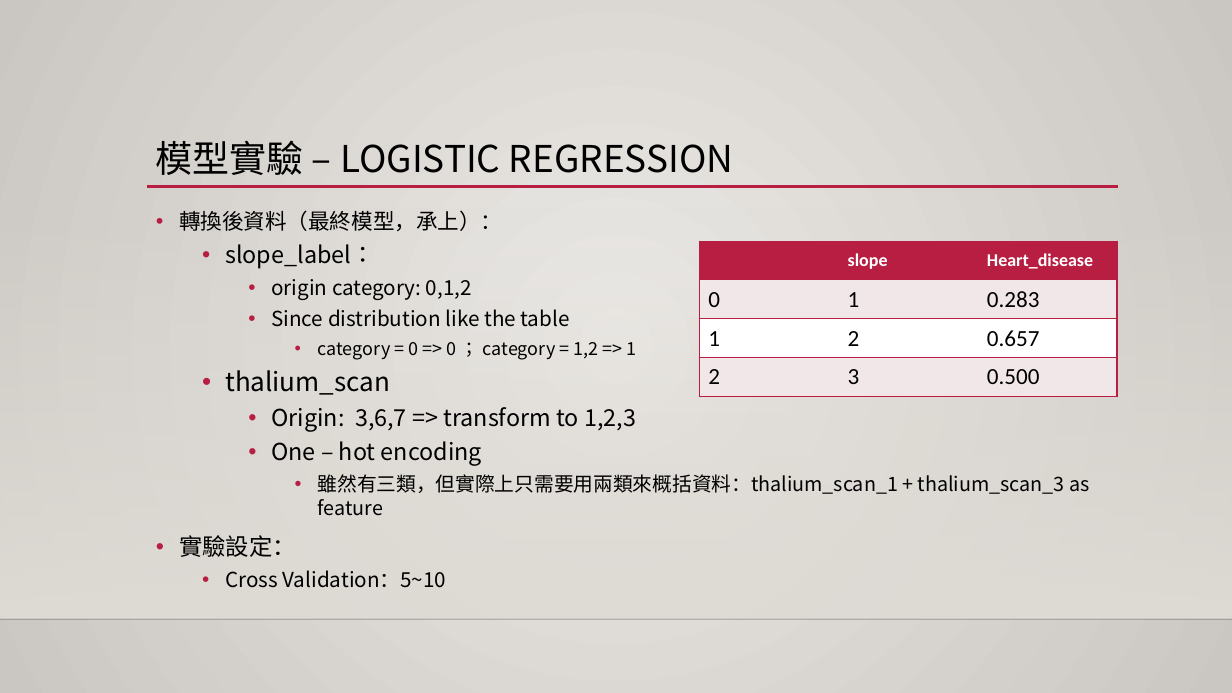
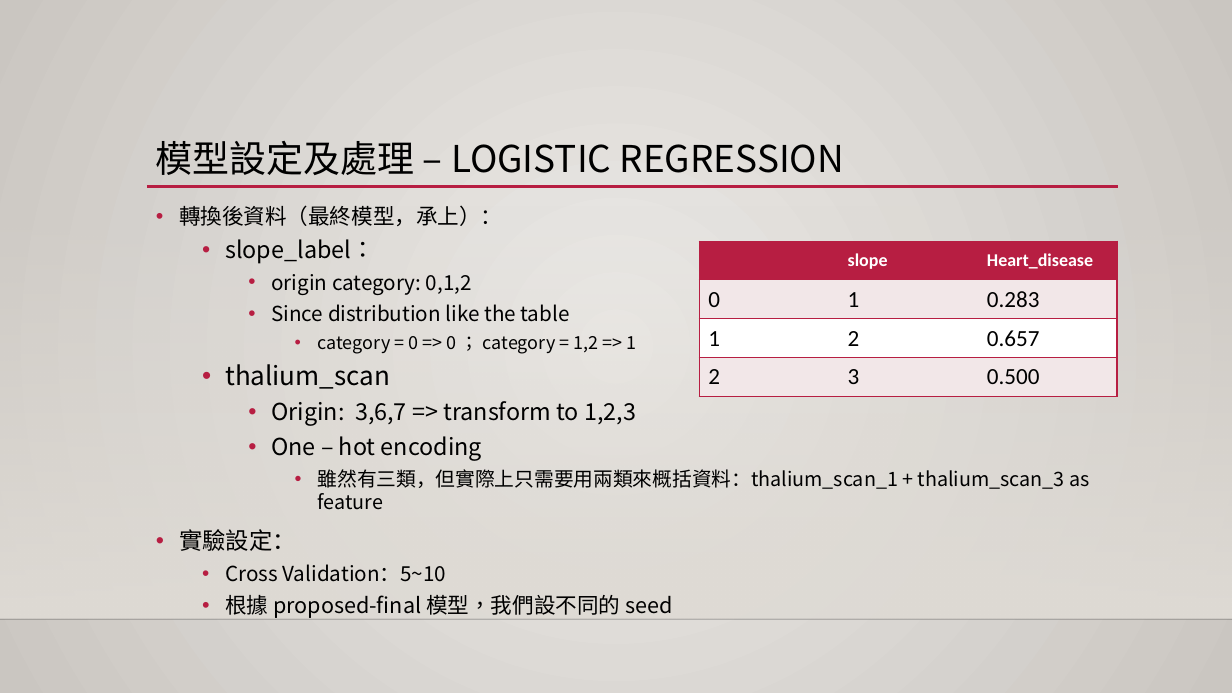
Before and after one commit to 1082-datascience/finalproject-finalproject-1082ds_group3, a slide deck: slide 33 of docs/final_report.pptx (slide 32 before the commit). Drawn at 1232x693 pixels with LibreOffice and Linux fonts; fonts in the diff are those of the drawing; background and template pictures are left out. Boxes give left, top, right and bottom in pixels: in the first picture for what was removed or moved away, otherwise in the second. Text is boxed around its words. In the diff, an @@ line names an element or a change of style, - is before the commit and + after.

```diff
--- a/docs/final_report.pptx
+++ b/docs/final_report.pptx
@@ title at box(156, 141, 844, 175): text changed @@
-模型實驗 – LOGISTIC REGRESSION
+模型設定及處理 – LOGISTIC REGRESSION
@@ text at box(225, 595, 672, 618): paragraph added @@
+  • 根據 proposed-final 模型，我們設不同的 seed
```
Also in this commit, not shown: 11 other slides changed, 3 slides added.
